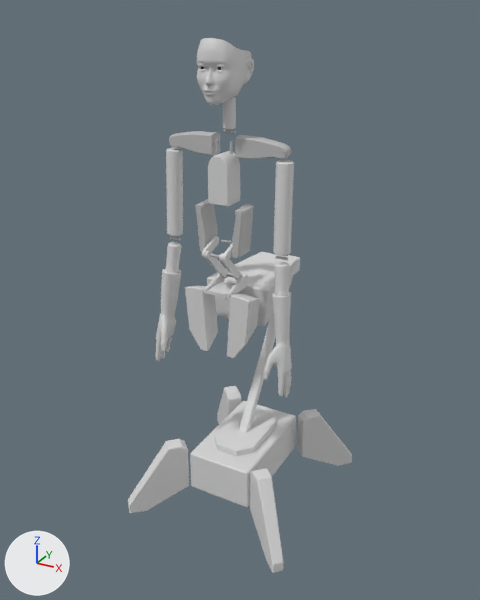
The FBX model UnityProject/Alter3/Assets/Alter3/Res/ExternalResources/Model/Alter3/alter3_2.fbx, before and after one commit.
Rendered twice from a 50 mm camera at (1.15, -2.13, 1.97) aimed at (-0.02, 0.0, 0.91). The axes (+X, +Y, +Z) are drawn at lower left. The lights are the same throughout. Where no turn or scale is listed for an object, it has been applied to the vertices.

The first picture shows 'mdl_Face', 'mdl_Foundation', 'mdl_Hip', 'mdl_LeftArm', 'mdl_LeftHand', 'mdl_LeftShoulder', 'mdl_Leg1', 'mdl_Leg2', 'mdl_RightArm', 'mdl_RightHand', 'mdl_Spine4', 'mdl_Spine5'.
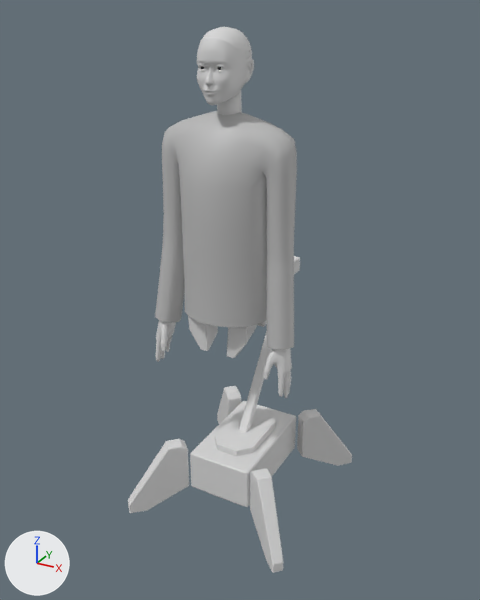
What differs and where, as boxes (x1, y1, x2, y2) in the pictures (480 x 600 px):
```json
{"object": "mdl_bodycover", "change": "added", "after": [155, 111, 297, 349]}
{"object": "mdl_headcover", "change": "added", "after": [202, 27, 252, 89]}
{"object": "mdl_neckcover", "change": "added", "after": [217, 90, 242, 115]}
{"object": "mdl_Hip", "change": "unchanged, covered by the edit", "before": [185, 285, 259, 358], "after": [188, 315, 257, 358]}
{"object": "mdl_Leg2", "change": "unchanged, covered by the edit", "before": [207, 252, 300, 327], "after": [257, 256, 300, 327]}
{"object": "mdl_LeftArm", "change": "unchanged, covered by the edit", "before": [273, 160, 294, 256]}
{"object": "mdl_Spine4", "change": "unchanged, covered by the edit", "before": [196, 202, 254, 259]}
```

Scene script edits in JSON lines:
```json
{"op": "add", "block": "mat_lambert1", "code": ["mat_lambert1 = principled_material('lambert1')", "mat_lambert1.base_color = (0.5, 0.5, 0.5)  # grey #bcbcbc"]}
{"op": "add", "block": "me_mesh_056", "code": ["me_mesh_056 = bpy.data.meshes.new('Mesh.056')", "me_mesh_056.from_pydata(...)  # 149 vertices, 134 faces; spans x -0.075..0.075, y -0.231..-0.026, z 1.691..1.916", "me_mesh_056.materials.append(mat_body)  # light grey #dadada"]}
{"op": "add", "block": "me_mesh_055", "code": ["me_mesh_055 = bpy.data.meshes.new('Mesh.055')", "me_mesh_055.from_pydata(...)  # 358 vertices, 364 faces; spans x -0.297..0.297, y -0.282..-0.009, z 0.842..1.654", "me_mesh_055.materials.append(mat_lambert1)  # grey #bcbcbc"]}
{"op": "add", "block": "me_mesh_057", "code": ["me_mesh_057 = bpy.data.meshes.new('Mesh.057')", "me_mesh_057.from_pydata(...)  # 16 vertices, 8 faces; spans x -0.044..0.044, y -0.158..-0.069, z 1.576..1.749", "me_mesh_057.materials.append(mat_body)  # light grey #dadada"]}
{"op": "add", "block": "ob_mdl_headcover", "code": ["ob_mdl_headcover = bpy.data.objects.new('mdl_headcover', me_mesh_056)", "ob_mdl_headcover.location = (0.0, 0.0, 0.0)"]}
{"op": "add", "block": "ob_mdl_bodycover", "code": ["ob_mdl_bodycover = bpy.data.objects.new('mdl_bodycover', me_mesh_055)", "ob_mdl_bodycover.location = (0.0, 0.0, 0.0)"]}
{"op": "add", "block": "ob_mdl_neckcover", "code": ["ob_mdl_neckcover = bpy.data.objects.new('mdl_neckcover', me_mesh_057)", "ob_mdl_neckcover.location = (0.0, 0.0, 0.0)"]}
```
